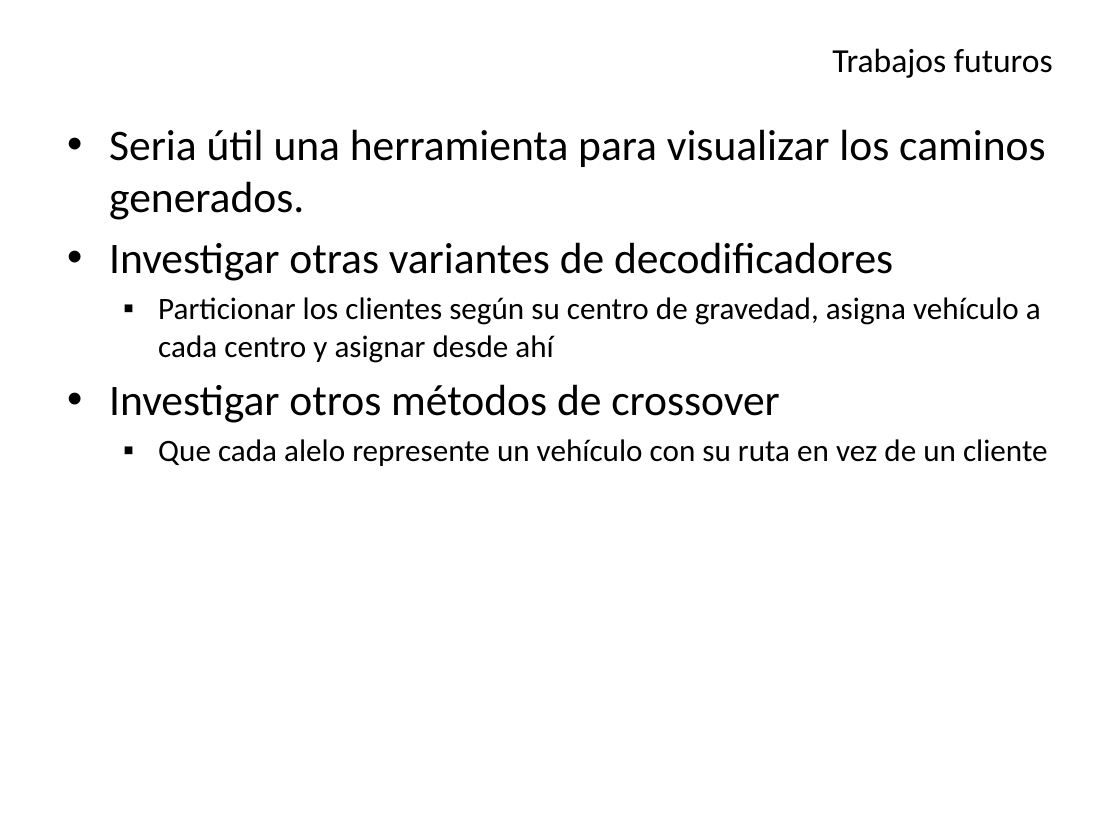
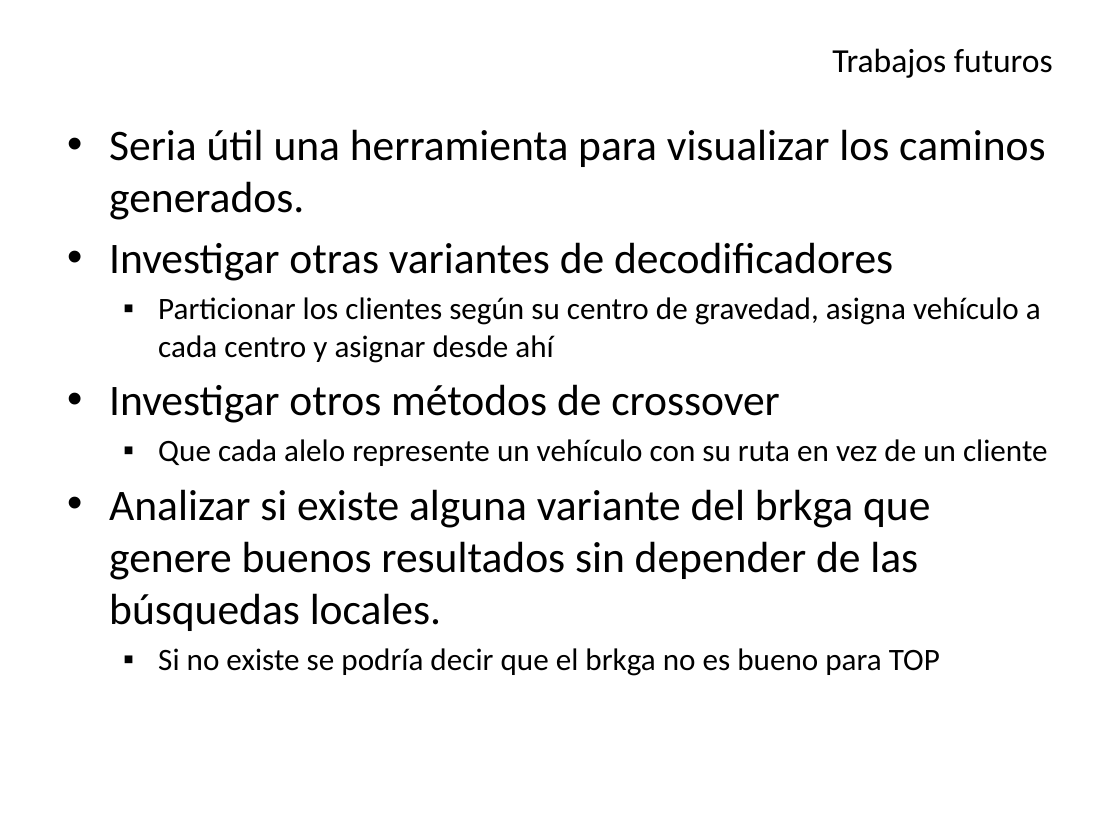
Before and after one commit to Aleitox/TopBrkga, a slide deck: slide 25 of TesisPaper/Defensa/Biased Random Key Genetic Algorithm.pptx (slide 20 before the commit). Drawn at 1120x840 pixels with LibreOffice and Linux fonts; fonts in the diff are those of the drawing. Boxes give left, top, right and bottom in pixels: in the first picture for what was removed or moved away, otherwise in the second. Text is boxed around its words. In the diff, an @@ line names an element or a change of style, - is before the commit and + after.

```diff
--- a/TesisPaper/Defensa/Biased Random Key Genetic Algorithm.pptx
+++ b/TesisPaper/Defensa/Biased Random Key Genetic Algorithm.pptx
@@ text at (109,489,940,676): paragraphs added @@
+• Analizar si existe alguna variante del brkga que genere buenos resultados sin depender de las búsquedas locales.
+  ▪ Si no existe se podría decir que el brkga no es bueno para TOP
```
Also in this commit, not shown: 6 other slides changed, 5 slides added, 19 other files.
